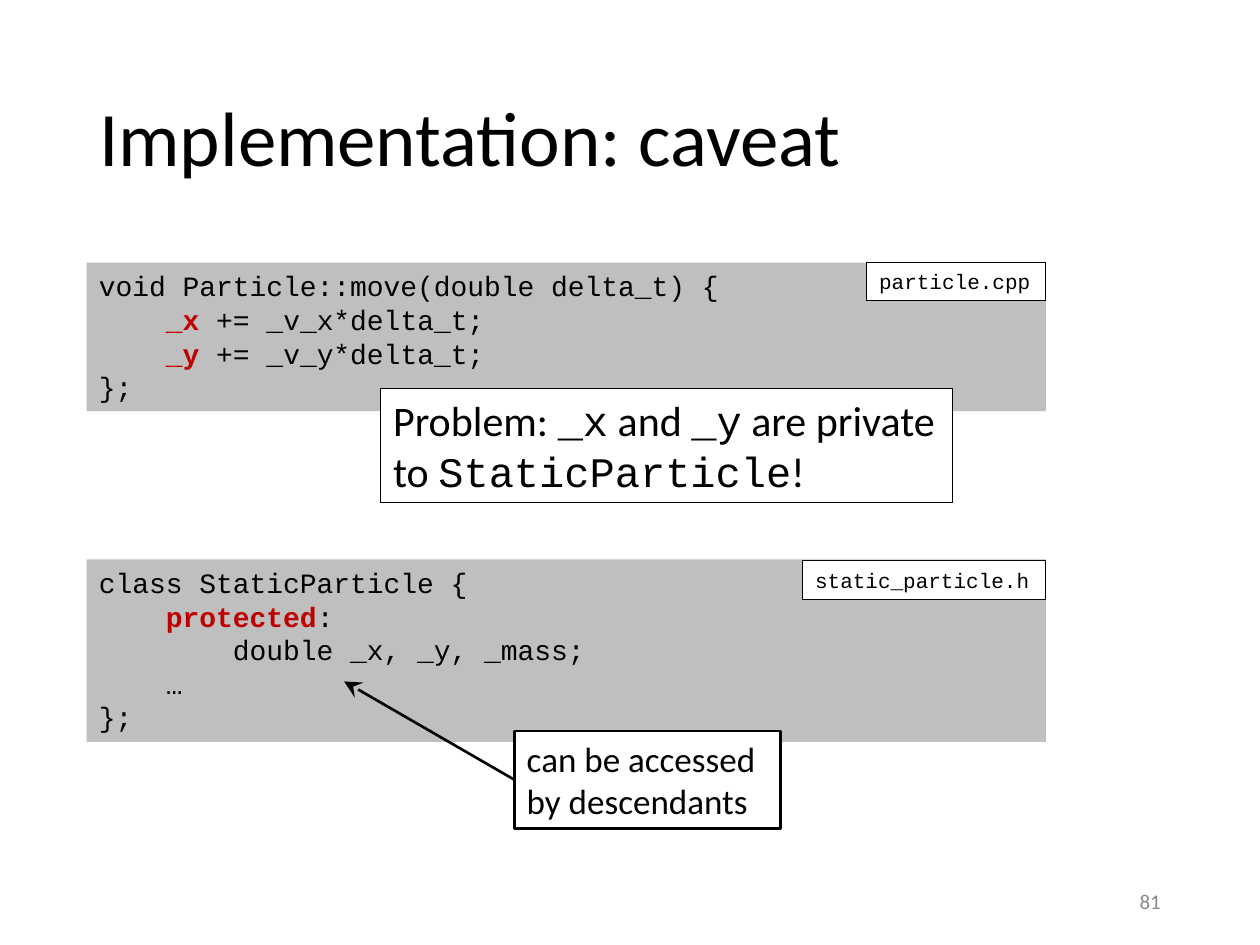
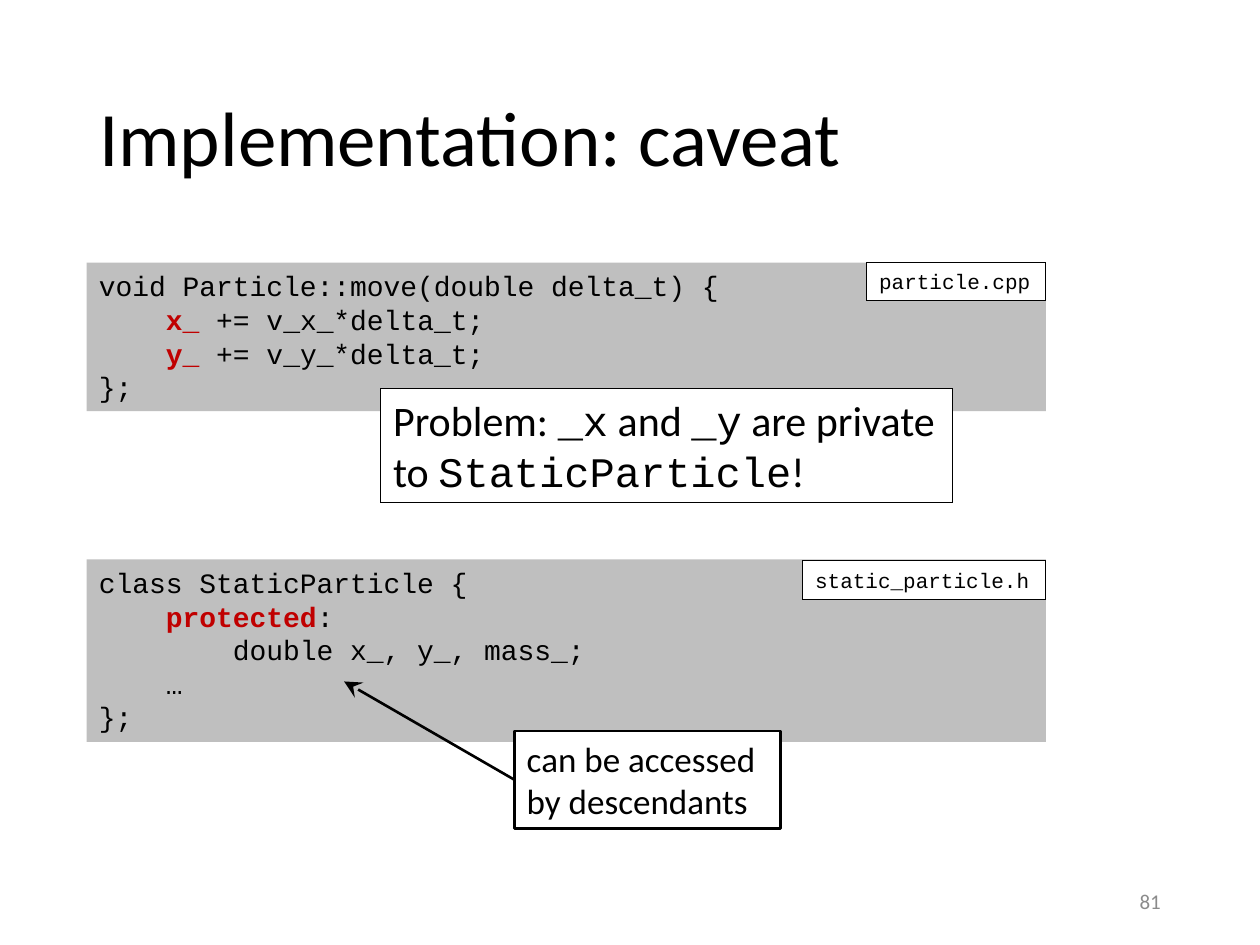
Before and after one commit to gjbex/training-material, a slide deck: slide 81 of CPlusPlus/scientific_cpp.pptx. Drawn at 1260x945 pixels with LibreOffice and Linux fonts; fonts in the diff are those of the drawing. Boxes give left, top, right and bottom in pixels: in the first picture for what was removed or moved away, otherwise in the second. Text is boxed around its words. In the diff, an @@ line names an element or a change of style, - is before the commit and + after.

```diff
--- a/CPlusPlus/scientific_cpp.pptx
+++ b/CPlusPlus/scientific_cpp.pptx
@@ text in rectangle at (166,310,484,370): text changed @@
-_x += _v_x*delta_t;
-_y += _v_y*delta_t;
+x_ += v_x_*delta_t;
+y_ += v_y_*delta_t;
@@ text in rectangle at (233,641,585,666): text changed @@
-double _x, _y, _mass;
+double x_, y_, mass_;
```
Also in this commit, not shown: 12 other slides changed.
